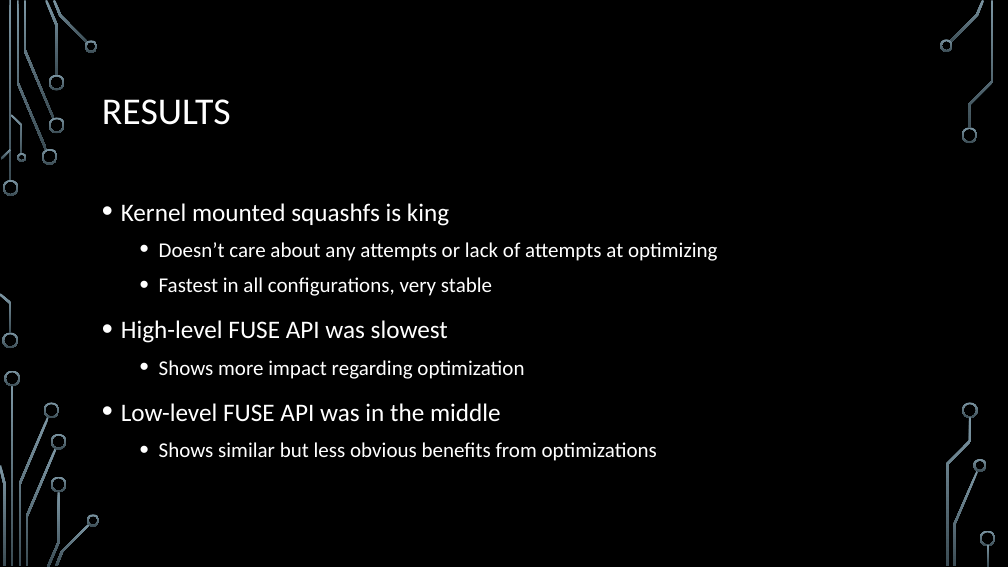
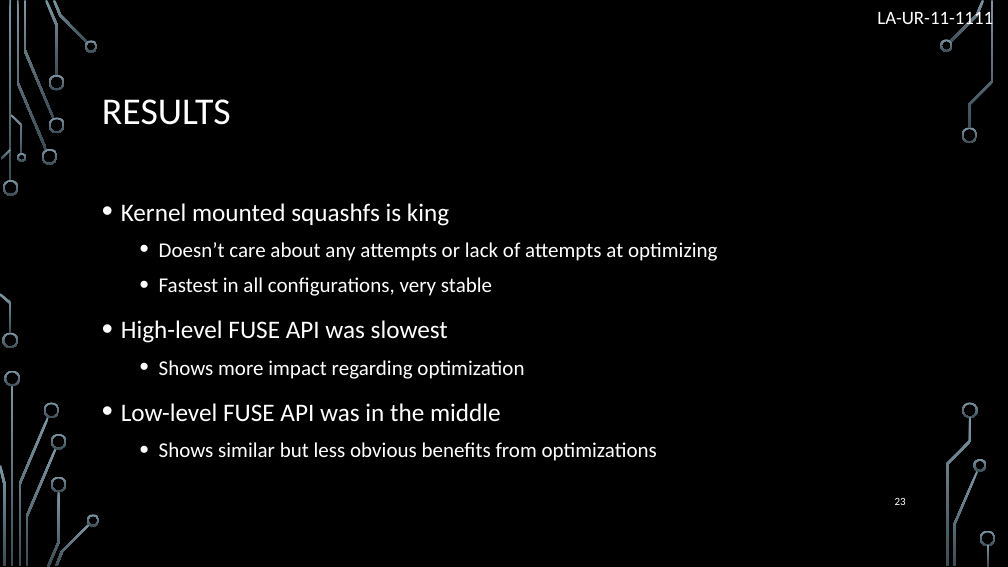
Before and after one commit to Brofessional/thesis-v2, a slide deck: slide 23 of presentation.pptx. Drawn at 1008x567 pixels with LibreOffice and Linux fonts; fonts in the diff are those of the drawing; background and template pictures are left out. Boxes give left, top, right and bottom in pixels: in the first picture for what was removed or moved away, otherwise in the second. Text is boxed around its words. In the diff, an @@ line names an element or a change of style, - is before the commit and + after.

```diff
--- a/presentation.pptx
+++ b/presentation.pptx
@@ text added at (x1=877, y1=8, x2=993, y2=29), 18 pt, text #FFFFFF @@
+LA-UR-11-1111
@@ page number added at (x1=895, y1=498, x2=906, y2=505), 10.5 pt, text #FFFFFF @@
+23
```
Also in this commit, not shown: 31 other slides changed, 4 other files.
